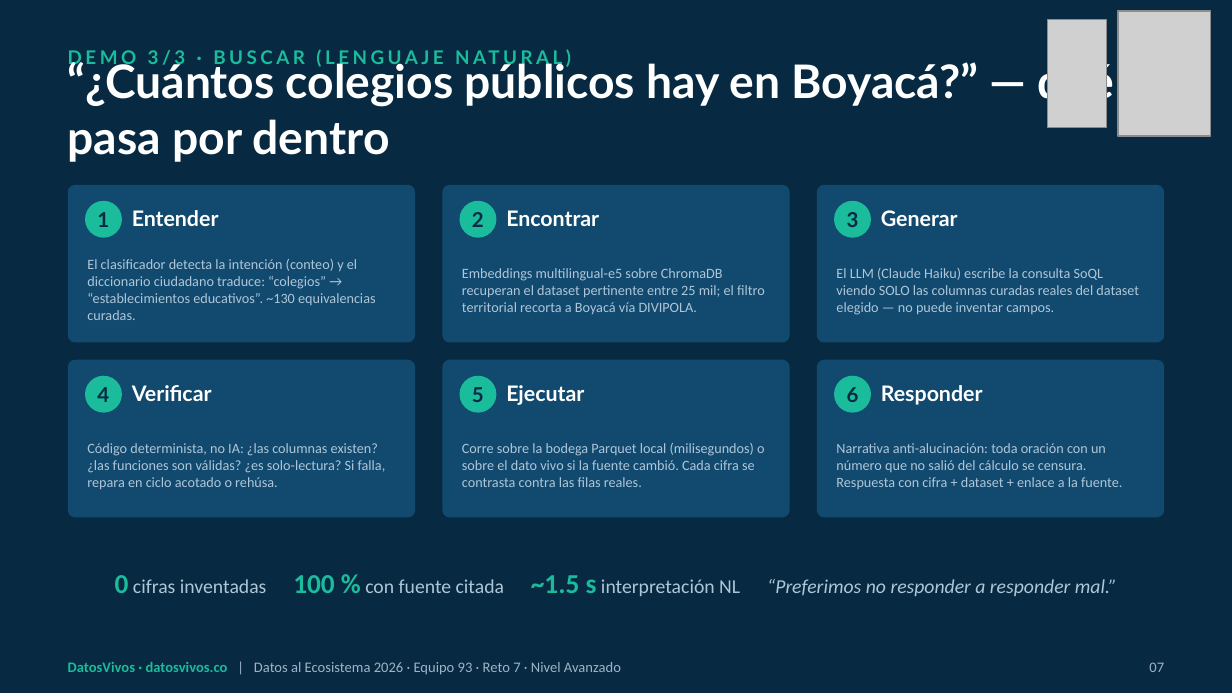
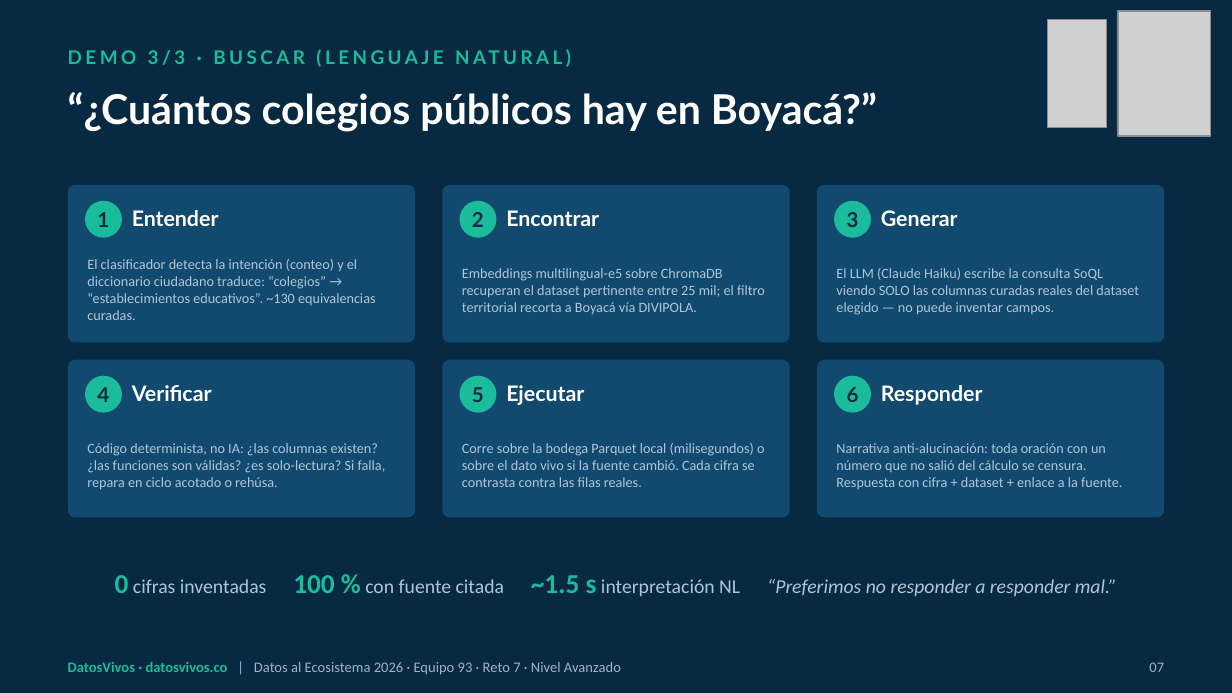
Before and after one commit to jsricop/DatosVivos, a slide deck: slide 7 of recursos/presentacion.pptx. Drawn at 1232x693 pixels with LibreOffice and Linux fonts; fonts in the diff are those of the drawing; grey boxes stand for pictures. Boxes give left, top, right and bottom in pixels: in the first picture for what was removed or moved away, otherwise in the second. Text is boxed around its words. In the diff, an @@ line names an element or a change of style, - is before the commit and + after.

```diff
--- a/recursos/presentacion.pptx
+++ b/recursos/presentacion.pptx
@@ text at bbox=[68, 92, 877, 132]: text changed; size 27 to 24 pt @@
-“¿Cuántos colegios públicos hay en Boyacá?” — qué pasa por dentro
+“¿Cuántos colegios públicos hay en Boyacá?”
```
Also in this commit, not shown: 5 other slides changed, 1 slide added, 3 other files.
